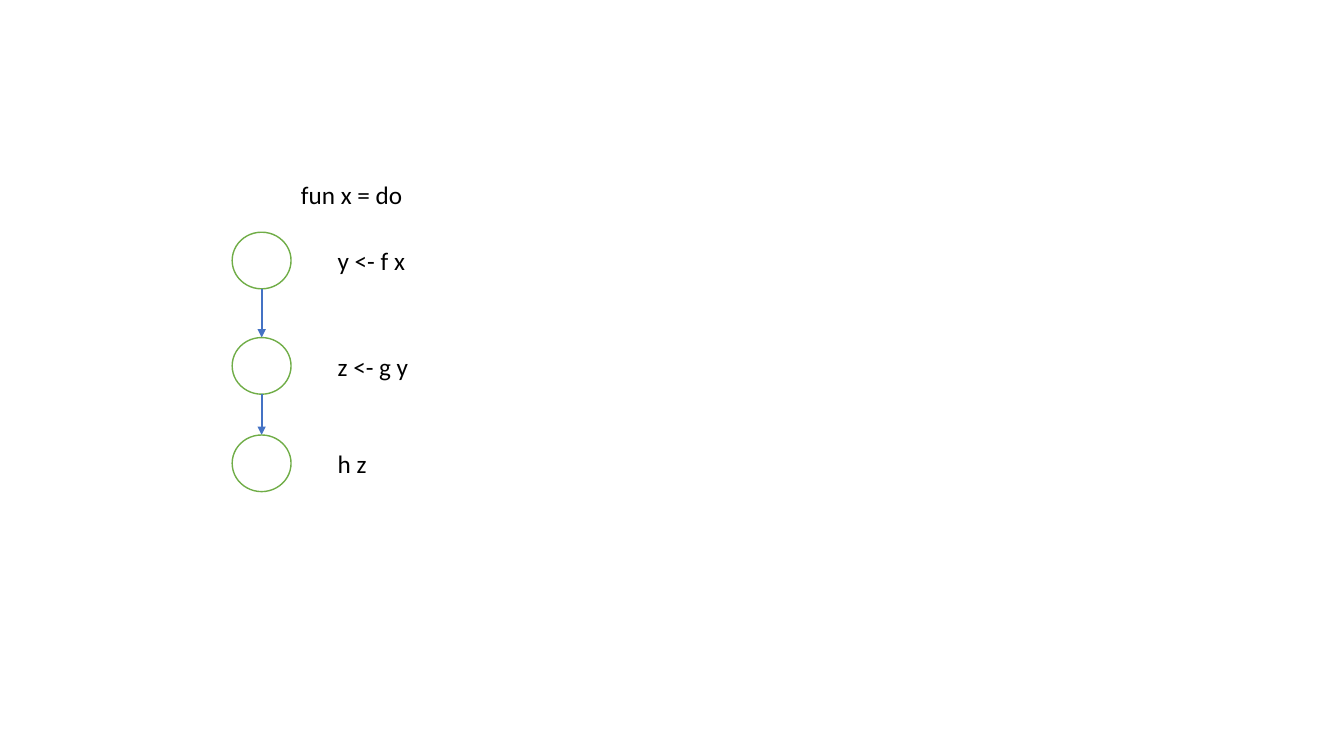
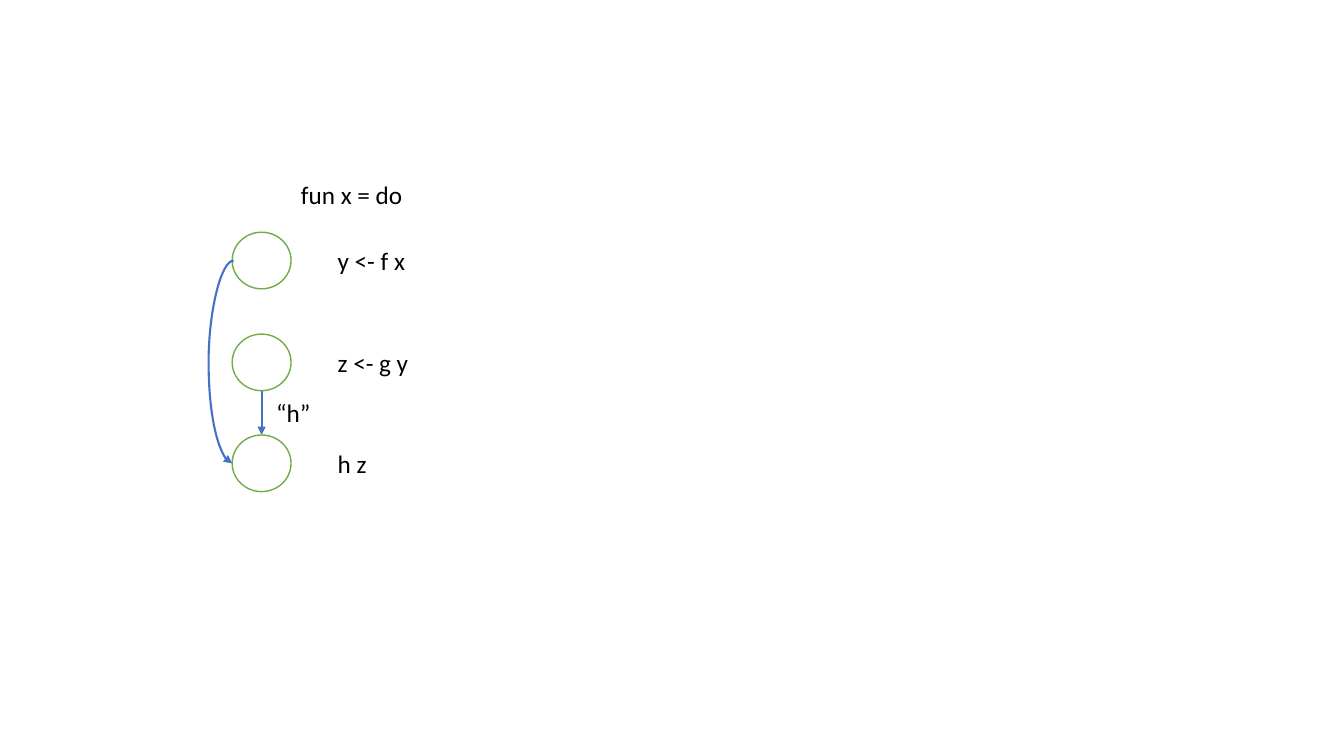
Before and after one commit to joopringelberg/perspectives-core, a slide deck: slide 6 of Afbeeldingen LocationT.pptx (slide 5 before the commit). Drawn at 1344x756 pixels with LibreOffice and Linux fonts; fonts in the diff are those of the drawing. Boxes give left, top, right and bottom in pixels: in the first picture for what was removed or moved away, otherwise in the second. Text is boxed around its words. In the diff, an @@ line names an element or a change of style, - is before the commit and + after.

```diff
--- a/Afbeeldingen LocationT.pptx
+++ b/Afbeeldingen LocationT.pptx
@@ curved arrow added from (234, 260) to (232, 464), #4472C4 1.5 pt @@
@@ ellipse: place and size @@
-ellipse at (232, 338, 290, 394)
+ellipse at (232, 334, 290, 390)
@@ text "z <- g y": place and size @@
-text "z <- g y" at (338, 363, 408, 381)
+text "z <- g y" at (338, 359, 408, 377)
@@ arrow moved from (262, 289) - (262, 338) to (262, 391) - (262, 436) @@
@@ arrow removed from (262, 394) to (262, 436) @@
@@ text added at (276, 404, 310, 422), 18 pt, text #000000 @@
+“h”
```
Also in this commit, not shown: 3 slides added, 5 other files.
